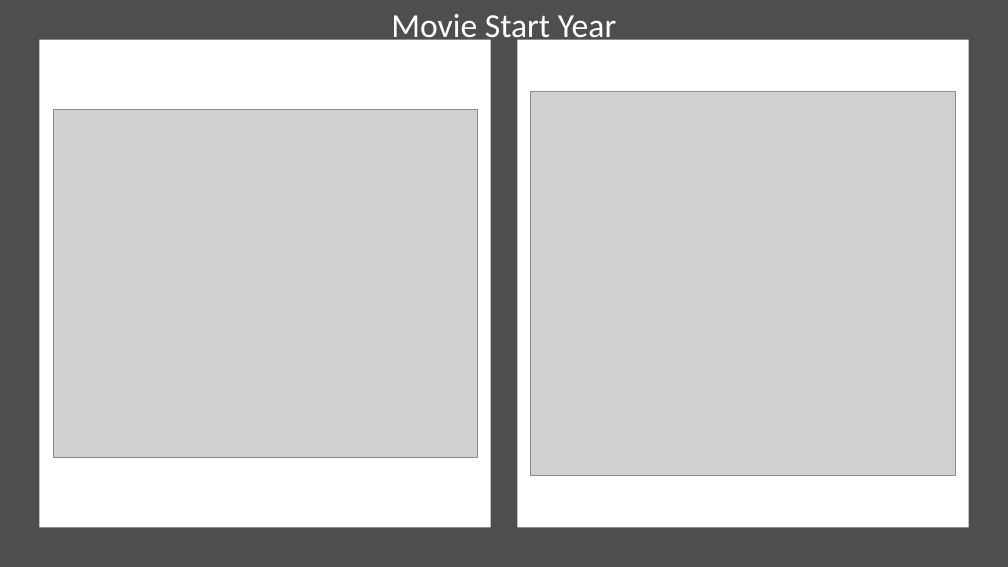
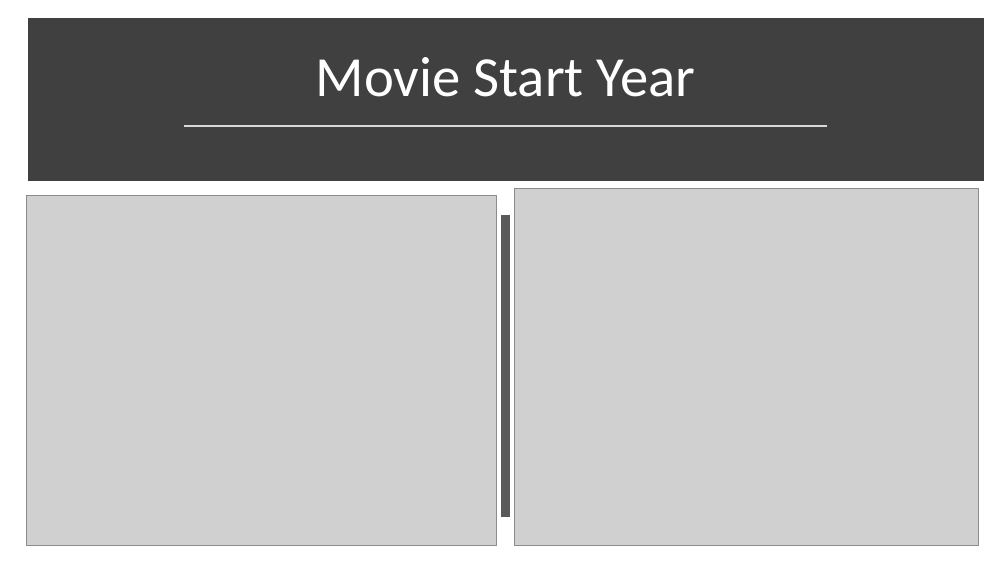
Before and after one commit to dniedermier-cscc/Scrum-Lords-Capstone-2018, a slide deck: slide 8 of Presentation/ScrumLords_Capstone.pptx. Drawn at 1008x567 pixels with LibreOffice and Linux fonts; fonts in the diff are those of the drawing; grey boxes stand for pictures. Boxes give left, top, right and bottom in pixels: in the first picture for what was removed or moved away, otherwise in the second. Text is boxed around its words. In the diff, an @@ line names an element or a change of style, - is before the commit and + after.

Commit message:
Updated PPT 08102018

```diff
--- a/Presentation/ScrumLords_Capstone.pptx
+++ b/Presentation/ScrumLords_Capstone.pptx
@@ rectangle removed at box(0, 0, 1008, 567) @@
@@ rectangle added at box(33, 23, 979, 176), fill #404040, outline #404040 10 pt @@
@@ rectangle removed at box(39, 40, 491, 528) @@
@@ text "Movie Start Year": place and size @@
-text "Movie Start Year" at box(391, 14, 616, 45)
+text "Movie Start Year" at box(316, 57, 695, 97)
@@ text "Movie Start Year" at box(316, 57, 695, 97): size 32 to 54 pt; line spacing 1 to 0.9; more space between paragraphs; vertical alignment top to bottom @@
@@ rectangle removed at box(517, 40, 969, 528) @@
@@ line added from (185, 126) to (827, 126), #D9D9D9 1.75 pt @@
@@ picture: place and size @@
-picture at box(53, 110, 477, 458)
+picture at box(26, 196, 497, 545)
@@ picture: place and size @@
-picture at box(531, 92, 955, 476)
+picture at box(515, 188, 979, 545)
@@ line added from (506, 215) to (506, 517), #595959 8 pt @@
```
Also in this commit, not shown: 6 other slides changed, 8 slides added, 5 slides removed.
